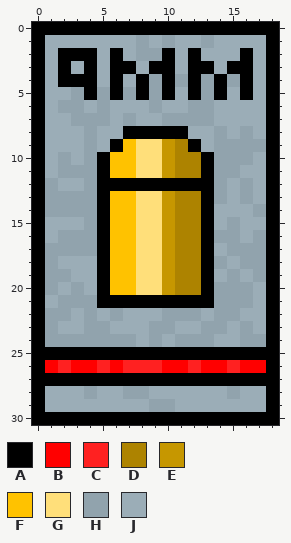
File history of a pixel-art file, art/9MMMAG.aseprite. This is how it looked before the edit.
19x31 pixels, 1 frame.
Visible layers, top first: "Layer 2" opacity 36% luminosity, "Layer 1".
Palette (. is transparent): A #000000  B #ff0000  C #ff2121  D #ad8300  E #c69700  F #ffc200  G #ffdf7a  H #91a3ad  J #9badb7
Pixels before, first column x 0:
 0 AAAAAAAAAAAAAAAAAAA
 1 AJJJJJJJHJHJJHJJJJA
 2 AJAAAJAJHHAJAJJJAJA
 3 AJAJAJAAJAAJAAJAAJA
 4 AJAAAJAJAHAHAHAHAJA
 5 AJJHAHAHAHAJAHAJAJA
 6 AJHHJHJJJHJJHHJJJJA
 7 AJJHHHJHJJHHHHJJJJA
 8 AJJJHJJAAAAAJJHJHJA
 9 AJJJHJAFGGEDAJHHHHA
10 AJHJHAFFGGEDDAHHHJA
11 AJHHHAFFGGEDDAHHJJA
12 AHJJHAAAAAAAAAHJHJA
13 AHHHHAFFGGEDDAHJHJA
14 AHHHHAFFGGEDDAJJJHA
15 AJJJHAFFGGEDDAJHJJA
16 AJHHHAFFGGEDDAHHJHA
17 AHHHHAFFGGEDDAJHHHA
18 AHJJJAFFGGEDDAHJHHA
19 AHHJJAFFGGEDDAJHJHA
20 AHJHJAFFGGEDDAHHHJA
21 AJHHHAAAAAAAAAHHHJA
22 AHHJHJHJJJHHHJHHJJA
23 AHJJHHJJJHHJJHHJHJA
24 AHHHHHHHJHJHHHJJHHA
25 AAAAAAAAAAAAAAAAAAA
26 ABCBBCBCCCBBCBBCBBA
27 AAAAAAAAAAAAAAAAAAA
28 AJJJHJJHHJJJJJJHJJA
29 AJJJJJJJJHHJJJJJJJA
30 AAAAAAAAAAAAAAAAAAA
Now the later version:
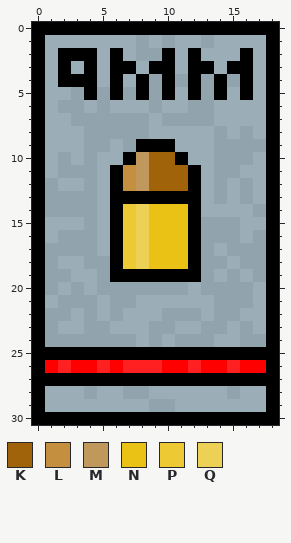
Colours new in this view: K #a06309  L #c48f3f  M #c1985b  N #eac216  P #edca33  Q #edd056
The exact change:
Layers "Layer 2", "Layer 1":
y 7: x 6 J -> H; x 8 J -> H
y 8: x 5..11 JJAAAAA -> HHHHJJJ
y 9: x 5..12 JAFGGEDA -> HJHAAAJJ
y 10: x 5..13 AFFGGEDDA -> JJAMKKAJJ
y 11: x 5..13 AFFGGEDDA -> JALMKKKAJ
y 12: x 5 A -> J; x 7..11 AAAAA -> LMKKK; x 13 A -> J
y 13: x 5..13 AFFGGEDDA -> JAAAAAAAJ
y 14: x 5..13 AFFGGEDDA -> JAPQNNNAJ
y 15: x 5..14 AFFGGEDDAJ -> JAPQNNNAHH
y 16..17: x 5..13 AFFGGEDDA -> JAPQNNNAH
y 18: x 4..13 JAFFGGEDDA -> HHAPQNNNAH
y 19: x 5..13 AFFGGEDDA -> HAAAAAAAH
y 20: x 5..13 AFFGGEDDA -> HHHHHHHJH
y 21: x 5..13 AAAAAAAAA -> JHHJJJJJJ
Changed places in both pictures, as pixel boxes (x1, y1, x2, y2):
changed: (84, 113, 227, 308)
